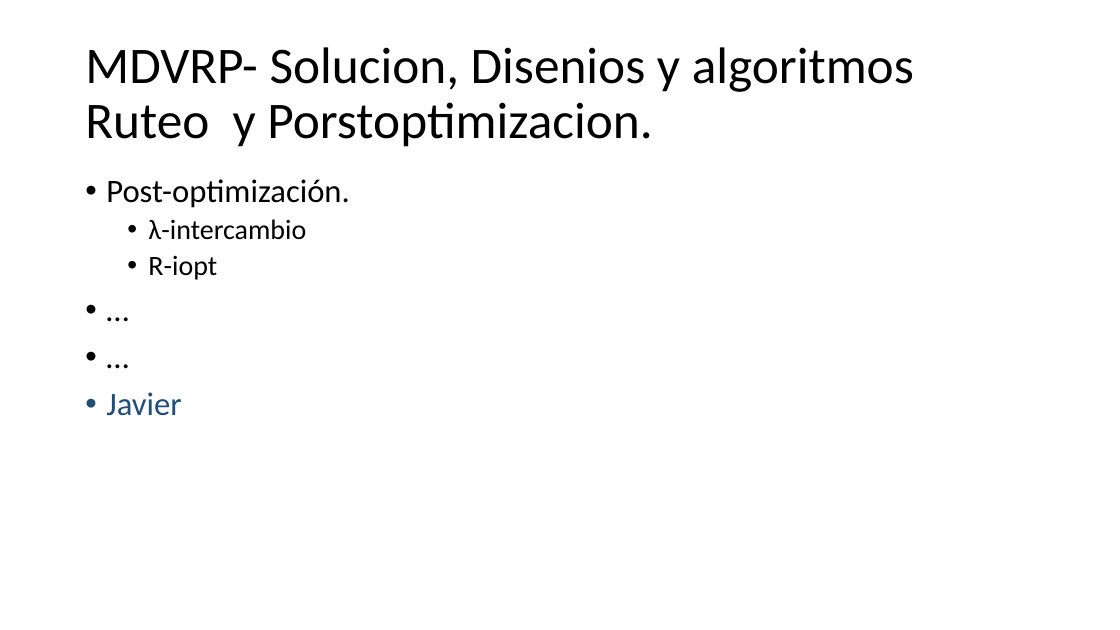
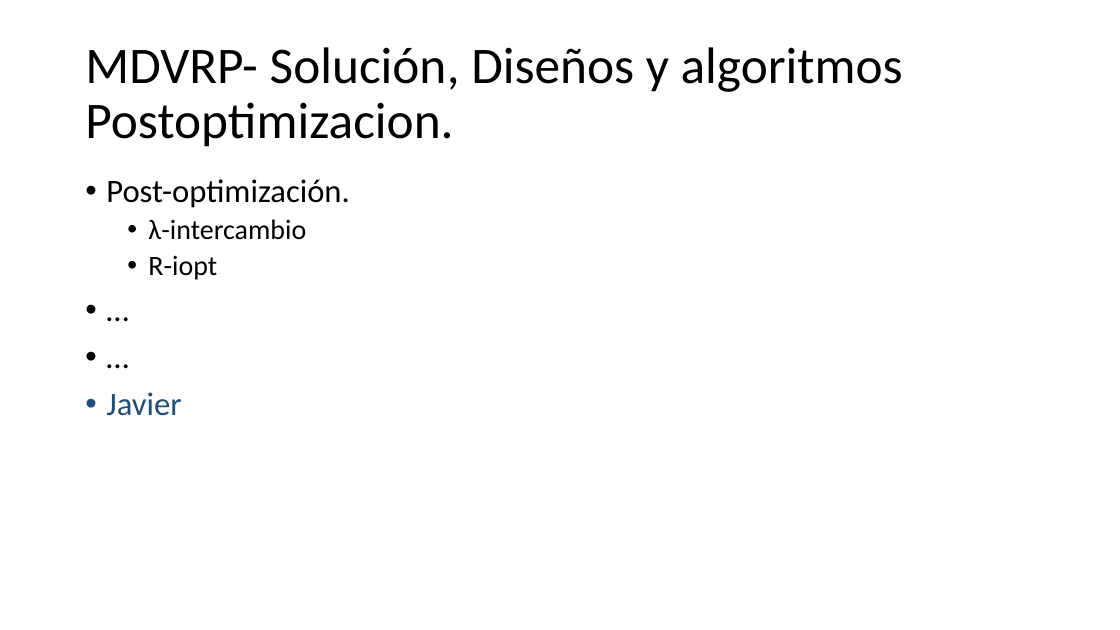
Before and after one commit to urubusale/proyvrp, a slide deck: slide 12 of Version/Documentación/MDVRP.pptx. Drawn at 1120x630 pixels with LibreOffice and Linux fonts; fonts in the diff are those of the drawing. Boxes give left, top, right and bottom in pixels: in the first picture for what was removed or moved away, otherwise in the second. Text is boxed around its words. In the diff, an @@ line names an element or a change of style, - is before the commit and + after.

```diff
--- a/Version/Documentación/MDVRP.pptx
+++ b/Version/Documentación/MDVRP.pptx
@@ title at box(85, 47, 903, 147): text changed @@
-MDVRP- Solucion, Disenios y algoritmos Ruteo y Porstoptimizacion.
+MDVRP- Solución, Diseños y algoritmos Postoptimizacion.
```
Also in this commit, not shown: 1 other slide changed.
